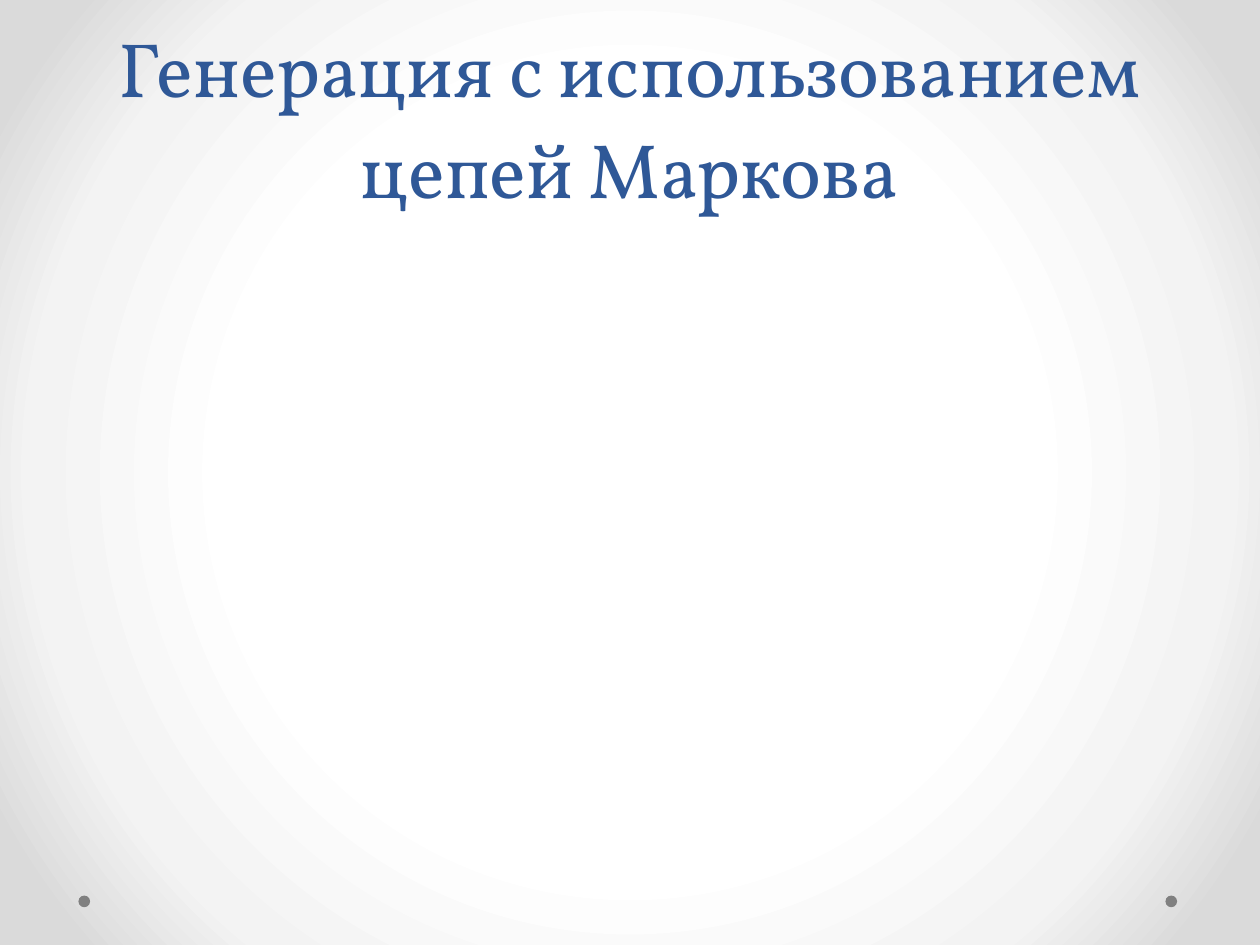
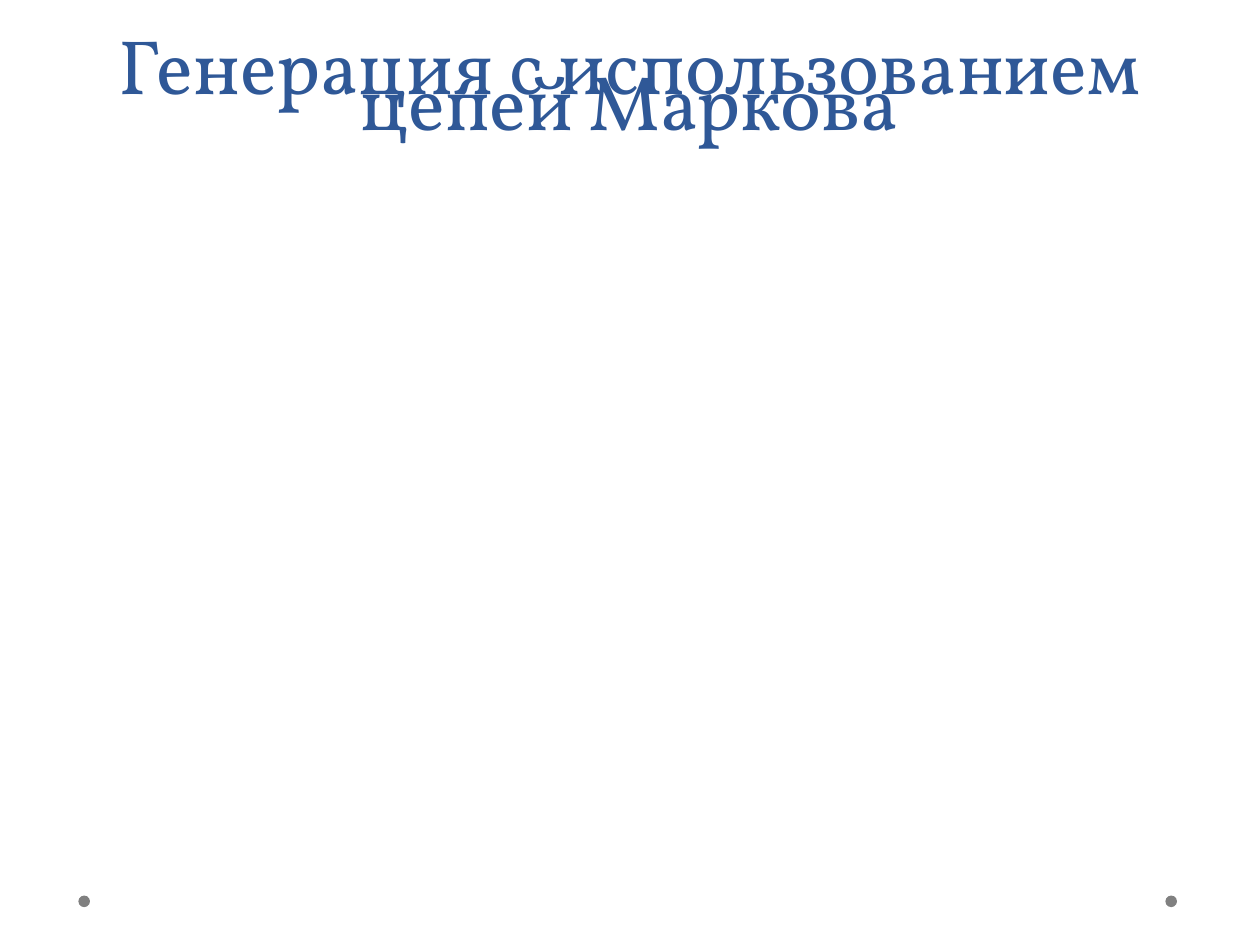
Before and after one commit to isaikin/ADO, a slide deck: slide 6 of Презентация/ADO.pptx. Drawn at 1260x945 pixels with LibreOffice and Linux fonts; fonts in the diff are those of the drawing. Boxes give left, top, right and bottom in pixels: in the first picture for what was removed or moved away, otherwise in the second. Text is boxed around its words. In the diff, an @@ line names an element or a change of style, - is before the commit and + after.

```diff
--- a/Презентация/ADO.pptx
+++ b/Презентация/ADO.pptx
@@ background gradient #FFFFFF to #F4F4F4 to #DADADA to #FFFFFF @@
@@ text "Генерация с использованием цепей Маркова" at (119,41,1140,149): line spacing 58pt to 20.5pt; vertical alignment bottom to middle @@
```
Also in this commit, not shown: 8 other slides changed, 2 slides added.
